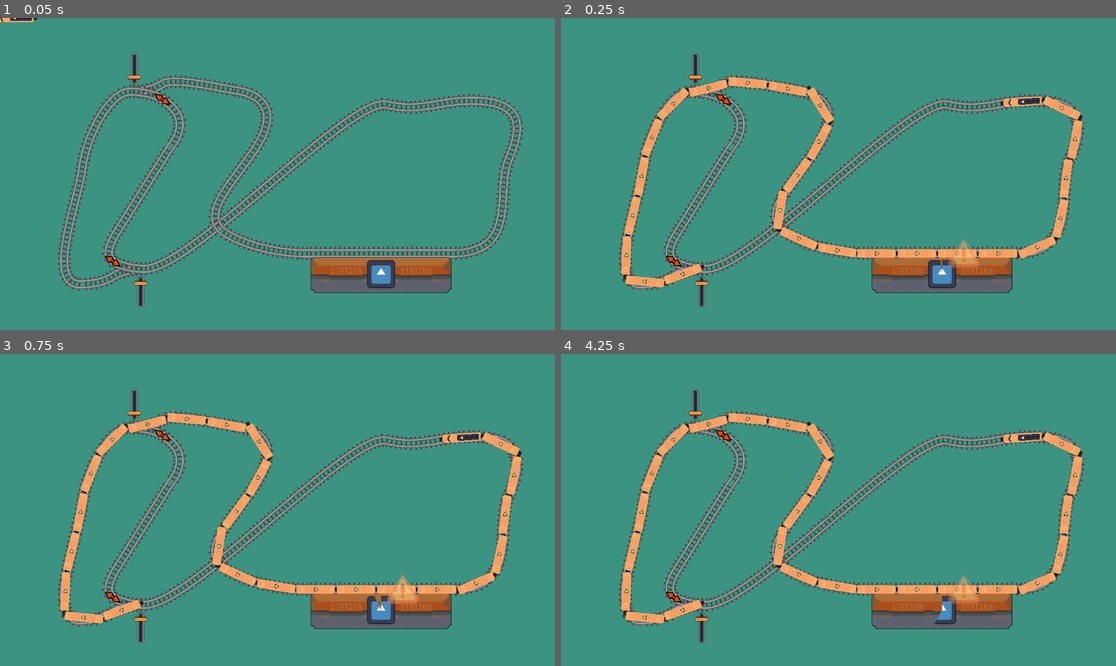
Above: before the commit, frames 1-4 (two rows, left to right).
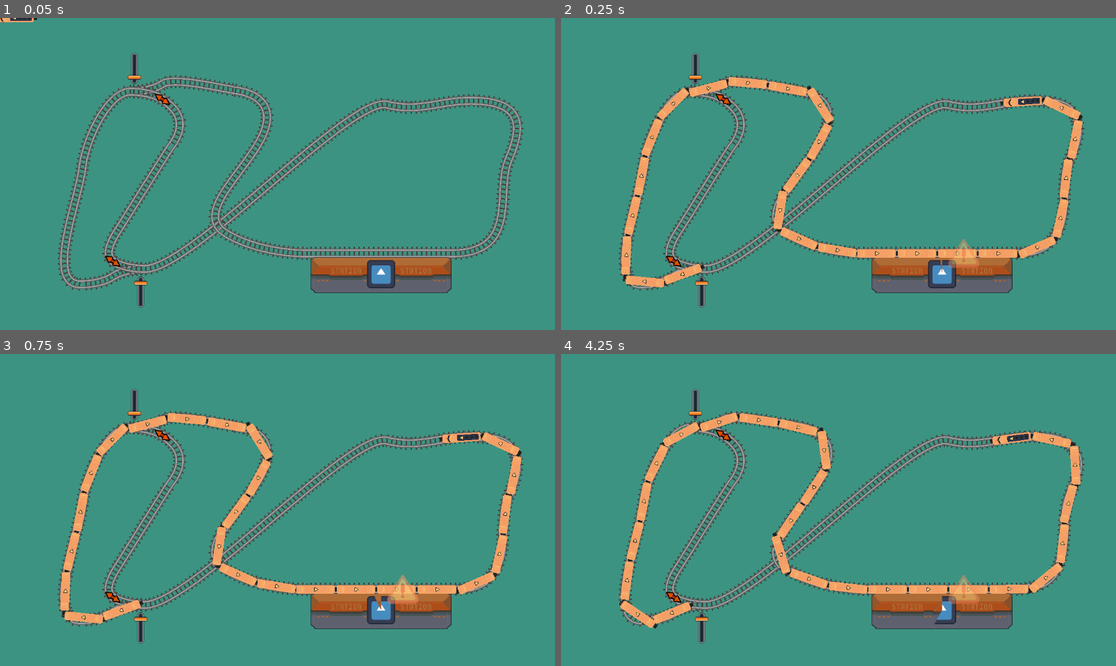
Above: after the commit, the same moments.

Repository: dsg-jam/ld54-game
Game: Godot game, scene res://scenes/start.tscn
The game is run twice, just before and just after one commit, with the same random seed, the same clock (stepped at 60 frames per second) and the same inputs. The engine's default icon, where the game draws it, is replaced by a stand-in: a white triangle on a blue panel in a dark square.
Inputs (mouse positions are in pixels of both pictures, inside the frame that each line leads up to):
- Up to frame 1 (0.05 s): no input
- Up to frame 2 (0.25 s): no input
- Up to frame 3 (0.75 s): click (133, 403) at 0.52 s
- Up to frame 4 (4.25 s): hold W (speed_up) 1.28-2.03 s; hold X (cut_throttle) 1.28-2.03 s; hold Space (brake) 2.03-2.78 s; tap X (cut_throttle) at 2.1, 3.6 s; hold X (cut_throttle) 2.78-3.53 s; hold W (speed_up) from 2.78 s (still down)

Frame 1 is identical in both runs. In frame 2, less than 0.1% of the frame differs, in the area x 11-94%, y 19-86%; in frame 3, 0.3%; in frame 4, 2.5%, in the area x 10-95%, y 18-88%.

Commit message:
auto accelerate train

Diff:
--- a/scripts/TrainEngine.gd
+++ b/scripts/TrainEngine.gd
@@ -17,6 +17,12 @@
 const LOOK_AHEAD_TRACKS: int = 10
 const DELTA_DISTANCE: float = 0.001
 
+enum TrainState {
+	Conducting,
+	Braking
+}
+
+var _state: TrainState = TrainState.Conducting
 var _next_stop_distance: float = INF
 var _is_positive_velocity: bool = true
 
@@ -42,8 +48,9 @@
 # Emit a signal to update the HUD
 func _process(delta: float) -> void:
 	super._process(delta)
-	self._update_throttle(delta)
+	self._update_throttle()
 	self._update_brake(delta)
+	self._update_auto_stop_break()
 	self.train_info.emit({
 		"throttle": target_force_percent,
 		"force_applied": applied_force,
@@ -57,27 +64,22 @@
 
 # Apply forces
 func _physics_process(delta: float) -> void:
-	self._update_auto_stop_break()
-
 	self._updated_applied_force(delta)
 	if self.velocity != 0 or self.applied_force != 0:
 		self._move_with_friction(delta)
+	else:
+		self._state = TrainState.Conducting
 
 # Set the "throttle lever" position
-func _update_throttle(delta: float) -> void:
-	if Input.is_action_pressed("speed_up"):
-		self.target_force_percent = min(self.target_force_percent + delta / 10, 1)
-	elif Input.is_action_pressed("slow_down"):
-		self.target_force_percent = max(self.target_force_percent - delta / 10, -1)
-	elif Input.is_action_pressed("cut_throttle"):
+func _update_throttle() -> void:
+	if self._state == TrainState.Conducting:
+		self.target_force_percent = 1
+	else:
 		self.target_force_percent = 0
 
 # Set the percent of the total force with which the brake is being applied
 func _update_brake(delta: float) -> void:
-	if Input.is_action_pressed("brake"):
-		self.brake_force = clamp(self.brake_force + self.brake_application_speed * delta, 0, 1)
-	elif self.brake_force > 0:
-		self.brake_force = clamp(self.brake_force - self.brake_application_speed * delta, 0, 1)
+	self.brake_force = clamp(self.brake_force - self.brake_application_speed * delta, 0, 1)
 
 # Move the front wheel by the applied force, minus friction forces
 func _move_with_friction(delta: float) -> void:
@@ -130,8 +132,8 @@
 	if remaining_distance <= DELTA_DISTANCE:
 		return
 	if remaining_distance <= breaking_distance:
+		self._state = TrainState.Braking
 		self.applied_force = 0
-		self.target_force_percent = 0
 		self.brake_force = 1.5
 
 func _get_breaking_distance() -> float:
